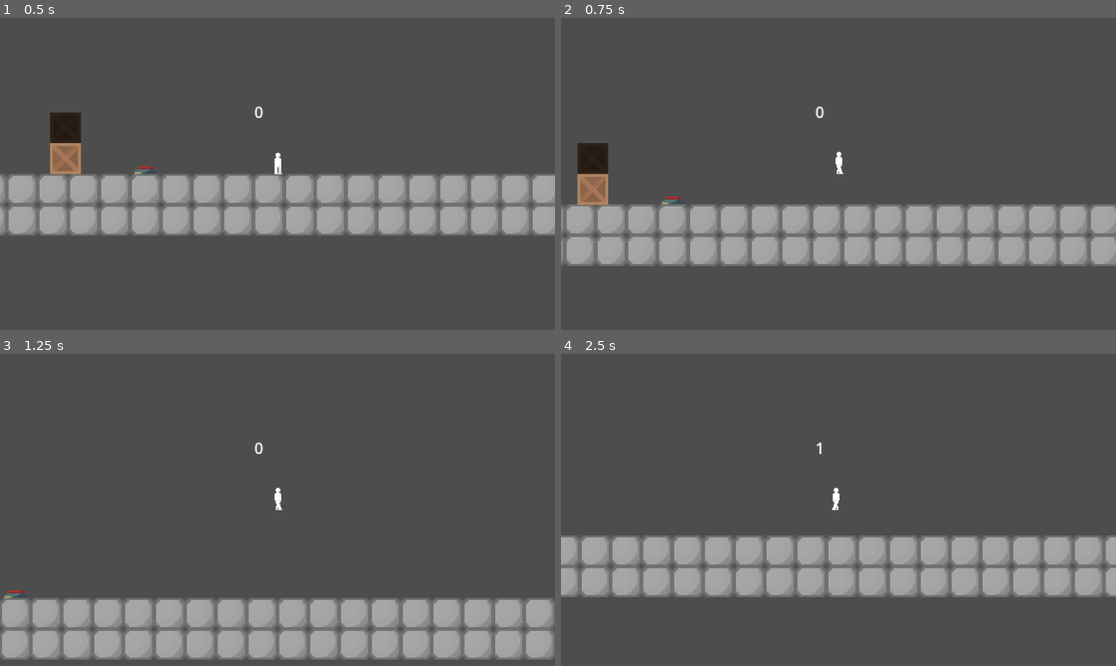
Above: before the commit, frames 1-4 (two rows, left to right).
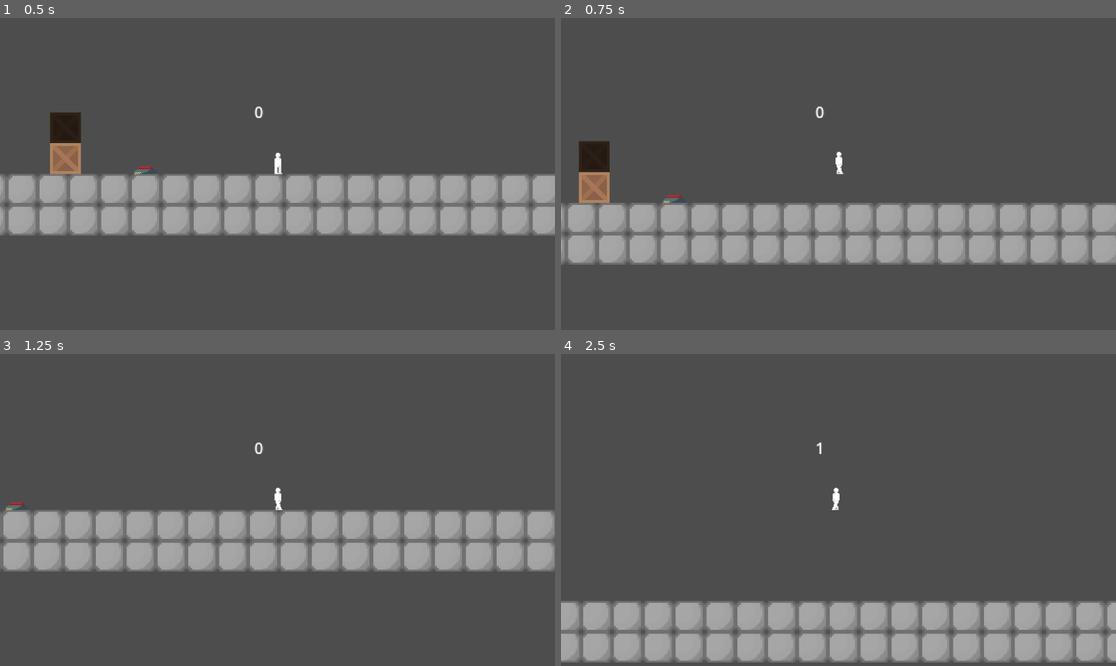
Above: after the commit, the same moments.

Repository: rafesholler/gmtk-2025
Game: Godot game, scene res://test_scene.tscn
The game is run twice, just before and just after one commit, with the same random seed, the same clock (stepped at 60 frames per second) and the same inputs.
Inputs (mouse positions are in pixels of both pictures, inside the frame that each line leads up to):
- Up to frame 1 (0.5 s): no input
- Up to frame 2 (0.75 s): move the mouse to (960, 158) at 0.52 s; hold D (move_right) from 0.53 s (still down); hold W (jump) from 0.53 s (still down)
- Up to frame 3 (1.25 s): keep holding D (move_right); keep holding W (jump)
- Up to frame 4 (2.5 s): move the mouse to (727, 525) at 1.27 s; release W (jump) at 1.28 s; tap F (change_loop) at 1.35 s; tap W (jump) at 1.52, 1.55, 1.82 s; move the mouse to (894, 441) at 2.02 s; release D (move_right) at 2.03 s; hold A (move_left) from 2.03 s (still down); hold W (jump) from 2.03 s (still down); tap C (delete_loop) at 2.1 s

Frame 1 is identical in both runs. In frame 2, 3.5% of the frame differs, in the area x 0-100%, y 39-80%; in frame 3, 38%, in the area x 0-100%, y 47-98%; in frame 4, 38%.

Commit message:
changed jumping

Diff:
--- a/Player/idle.gd
+++ b/Player/idle.gd
@@ -16,8 +16,5 @@
 	elif Input.is_action_pressed("move_left") or Input.is_action_pressed("move_right"):
 		finished.emit(get_neighbor("Run"))
 
-	elif Input.is_action_pressed("jump"):
-		finished.emit(get_neighbor("Jump"))
-
 func on_end() -> void:
 	pass
--- a/Player/jump.gd
+++ b/Player/jump.gd
@@ -12,6 +12,8 @@
 
 func physics_update(delta: float) -> void:
 	if Input.is_action_pressed("jump") and not $JumpHoldTimer.is_stopped():
+		if target.velocity.y == 0:
+			finished.emit(get_neighbor("Fall"))
 		target.velocity.y = -100
 
 	if not Input.is_action_pressed("jump"):
--- a/Player/player.gd
+++ b/Player/player.gd
@@ -23,6 +23,9 @@
 
 
 func _physics_process(delta: float) -> void:
+	if Input.is_action_just_pressed("jump"):
+		velocity.y = -100
+
 	if Input.is_action_just_pressed("pull"):
 		if nearby_box and not nearby_box.is_in_loop:
 			box_vector = nearby_box.position - position
--- a/Player/player.tscn
+++ b/Player/player.tscn
@@ -6,7 +6,6 @@
 [ext_resource type="Script" uid="uid://dk2o0ibvh8kp4" path="res://Player/StateMachine/state_machine.gd" id="4_k53q1"]
 [ext_resource type="Script" uid="uid://dbgf047ynunmq" path="res://Player/idle.gd" id="5_k53q1"]
 [ext_resource type="Script" uid="uid://c3foq0y4ylluv" path="res://Player/run.gd" id="6_fhl08"]
-[ext_resource type="Script" uid="uid://ddy35x03yiq00" path="res://Player/jump.gd" id="7_vtle1"]
 [ext_resource type="Script" uid="uid://cr7hm48hjbb3f" path="res://Player/fall.gd" id="8_od3ui"]
 
 [sub_resource type="RectangleShape2D" id="RectangleShape2D_4ntmi"]
@@ -114,16 +113,9 @@
 script = ExtResource("6_fhl08")
 target = NodePath("../..")
 
-[node name="Jump" type="Node2D" parent="StateMachine" node_paths=PackedStringArray("target")]
-script = ExtResource("7_vtle1")
-target = NodePath("../..")
-
-[node name="JumpHoldTimer" type="Timer" parent="StateMachine/Jump"]
-
 [node name="Fall" type="Node2D" parent="StateMachine" node_paths=PackedStringArray("target")]
 script = ExtResource("8_od3ui")
 target = NodePath("../..")
 
 [connection signal="body_entered" from="PullRange" to="." method="_on_pull_range_body_entered"]
 [connection signal="body_exited" from="PullRange" to="." method="_on_pull_range_body_exited"]
-[connection signal="timeout" from="StateMachine/Jump/JumpHoldTimer" to="StateMachine/Jump" method="_on_jump_hold_timer_timeout"]
--- a/Player/run.gd
+++ b/Player/run.gd
@@ -17,8 +17,5 @@
 	elif Input.get_axis("move_left", "move_right") == 0:
 		finished.emit(get_neighbor("Idle"))
 
-	elif Input.is_action_pressed("jump"):
-		finished.emit(get_neighbor("Jump"))
-
 func on_end() -> void:
 	pass
Not shown: 1 places in Player/player.tscn that only renumber resources
